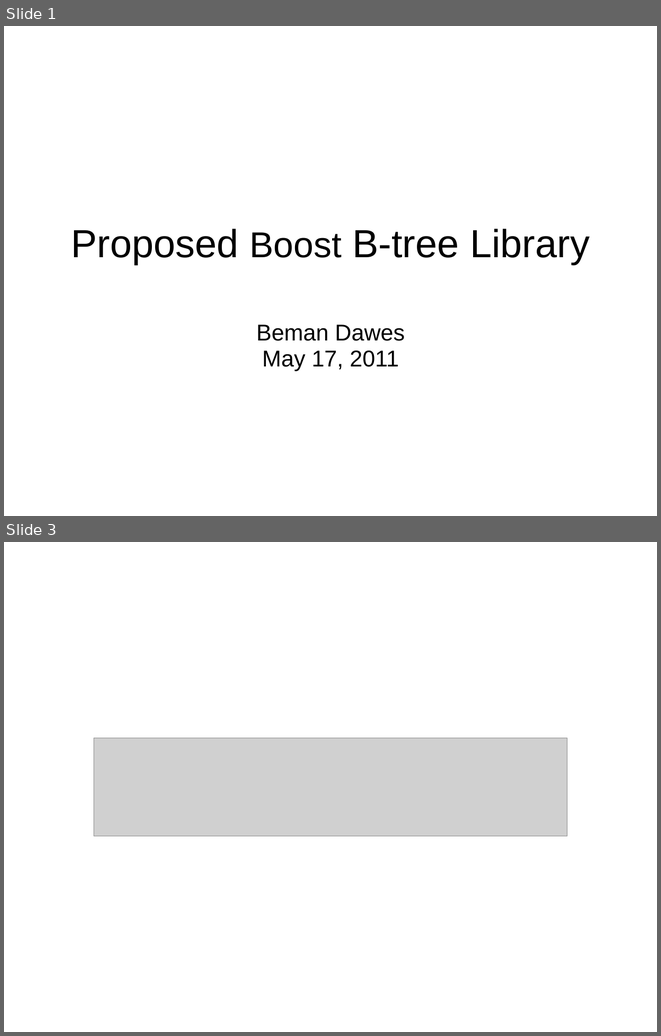
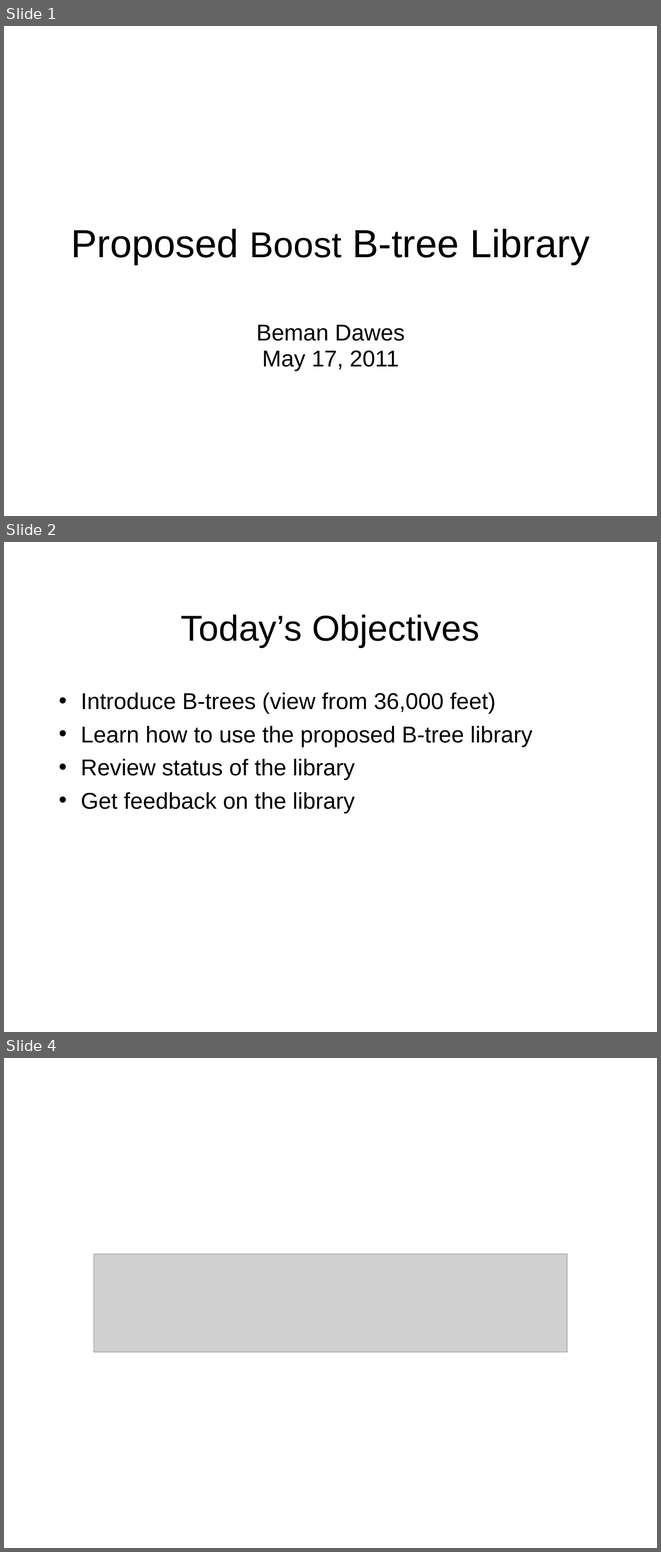
Before and after one commit to Beman/btree, a slide deck: libs/btree/doc/Proposed-B-tree-library.ppt. Shown one above the other, each under a label of ours: slides 1 and 3 before the commit, slides 1, 2 and 4 after it; the slides between them are not shown. The pictures are 661x1036 and 661x1552 pixels, drawn with LibreOffice and Linux fonts; fonts in the diff are those of the drawing; grey boxes stand for pictures; background and template pictures are left out. Boxes give left, top, right and bottom in pixels: in the first picture for what was removed or moved away, otherwise in the second. Text is boxed around its words. In the diff, an @@ line names an element or a change of style, - is before the commit and + after.

Commit message:
Mostly title centering and font sizes. Also add objectives slide

```diff
--- a/libs/btree/doc/Proposed-B-tree-library.ppt
+++ b/libs/btree/doc/Proposed-B-tree-library.ppt
@@ slide 2 added at box(4, 542, 657, 1032), background picture (left out) @@
@@ title added at box(181, 615, 479, 647), 44 pt, text #000000 @@
+Today’s Objectives
@@ text added at box(81, 692, 532, 813), 28 pt, text #000000 @@
+• Introduce B-trees (view from 36,000 feet)
+• Learn how to use the proposed B-tree library
+• Review status of the library
+• Get feedback on the library
@@ what was slide 3 is now slide 4 @@
```
Also in this commit, not shown: 11 slides changed.
